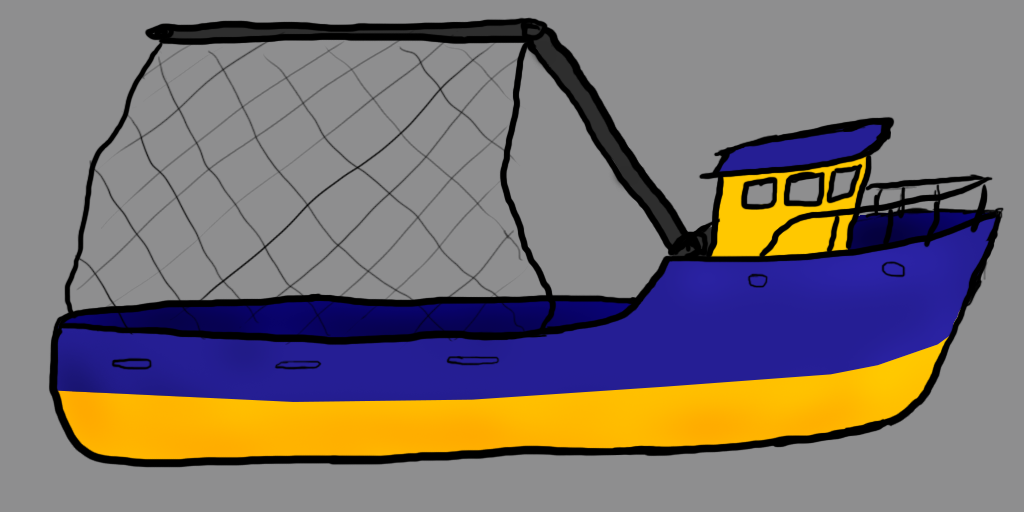
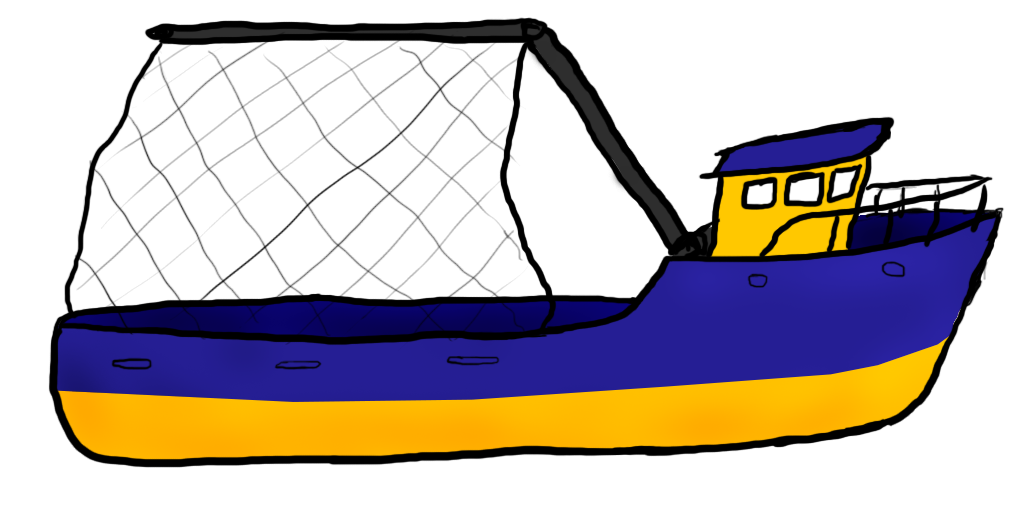
Before/after of a 1024 x 512 layered artwork. What changed in the layer stack:
hid "Background" over [0,0,1024,512]
